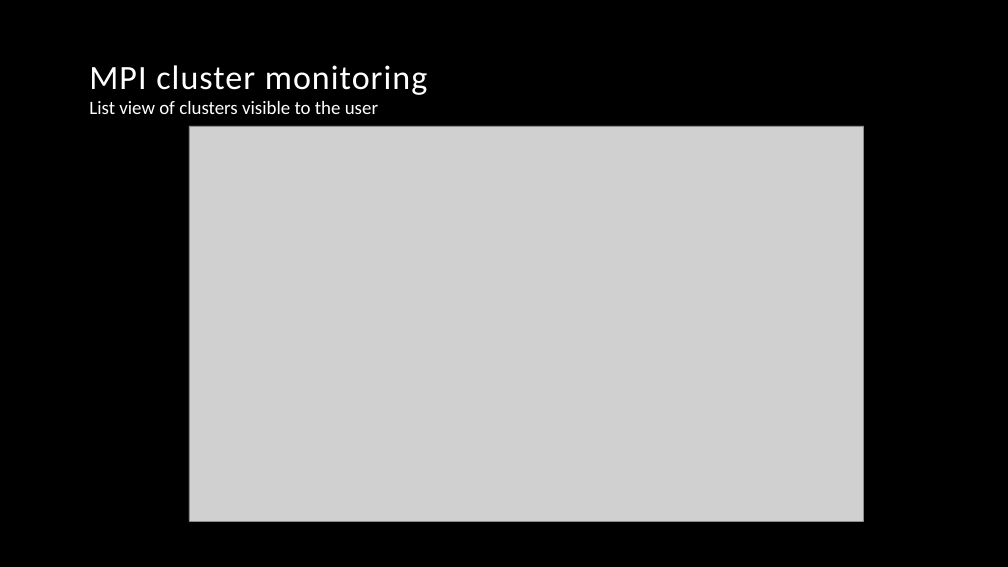
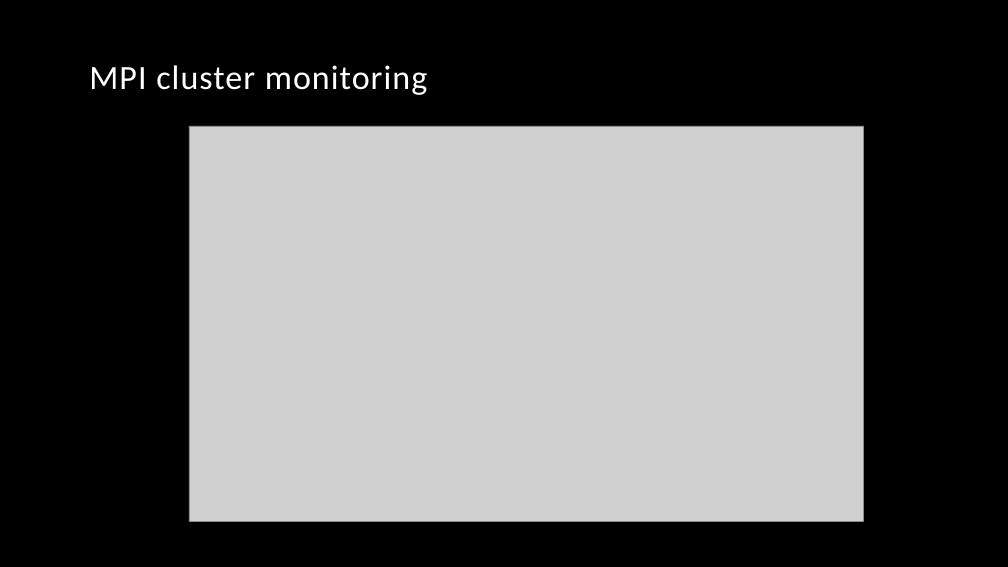
Before and after one commit to vincentpaul12/SkyLab-Files, a slide deck: slide 12 of pcsc_skylab.pptx (slide 13 before the commit). Drawn at 1008x567 pixels with LibreOffice and Linux fonts; fonts in the diff are those of the drawing; grey boxes stand for pictures; background and template pictures are left out. Boxes give left, top, right and bottom in pixels: in the first picture for what was removed or moved away, otherwise in the second. Text is boxed around its words. In the diff, an @@ line names an element or a change of style, - is before the commit and + after.

```diff
--- a/pcsc_skylab.pptx
+++ b/pcsc_skylab.pptx
@@ text removed at bbox=[89, 101, 378, 114] @@
-List view of clusters visible to the user
```
Also in this commit, not shown: 10 other slides changed, 1 slide added, 2 slides removed.
